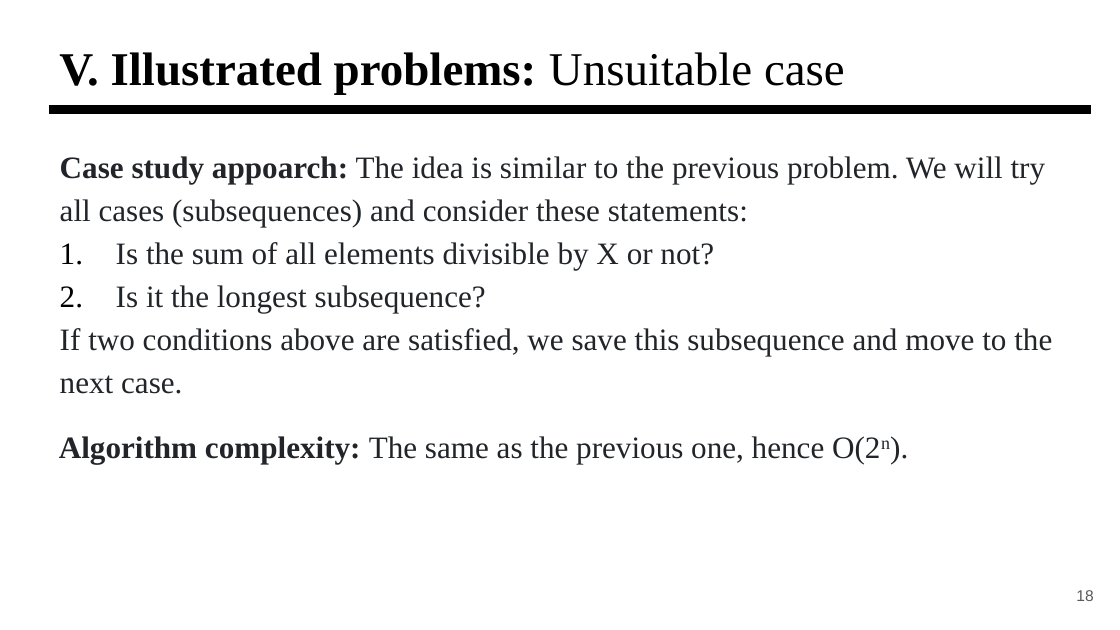
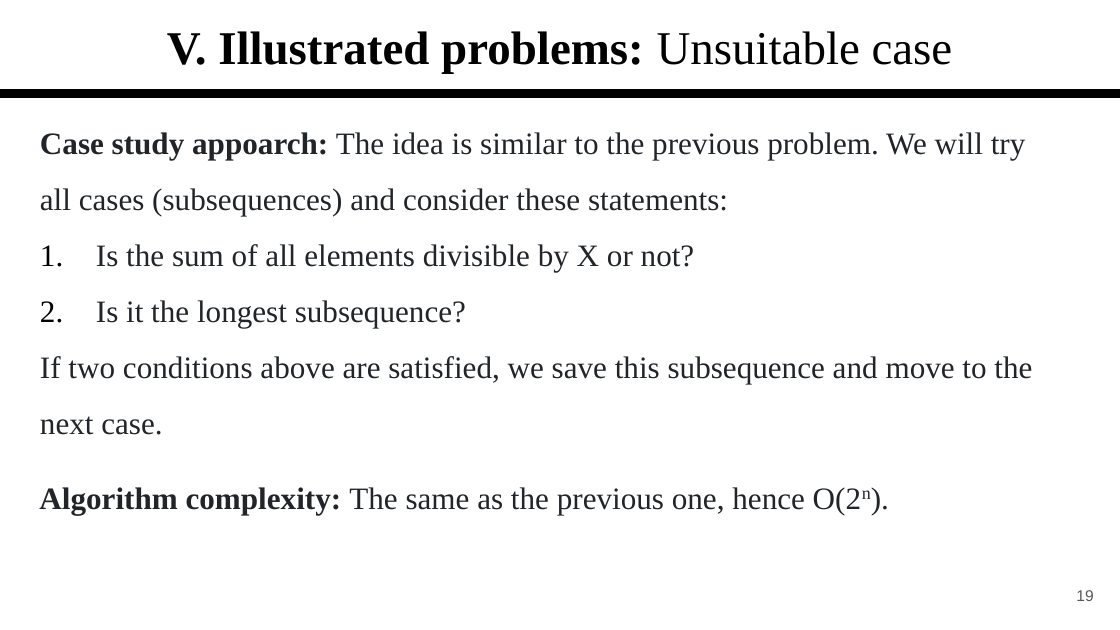
Before and after one commit to ThangDuong59/CS112.L23.KHCL, a slide deck: slide 19 of seminar/CS112-Brute-Force.pptx (slide 18 before the commit). Drawn at 1120x630 pixels with LibreOffice and Linux fonts; fonts in the diff are those of the drawing. Boxes give left, top, right and bottom in pixels: in the first picture for what was removed or moved away, otherwise in the second. Text is boxed around its words. In the diff, an @@ line names an element or a change of style, - is before the commit and + after.

```diff
--- a/seminar/CS112-Brute-Force.pptx
+++ b/seminar/CS112-Brute-Force.pptx
@@ title "V. Illustrated problems: Unsuitable case": place and size @@
-title "V. Illustrated problems: Unsuitable case" at (59,52,845,94)
+title "V. Illustrated problems: Unsuitable case" at (167,31,953,74)
@@ title "V. Illustrated problems: Unsuitable case" at (167,31,953,74): alignment left to centre @@
@@ line moved from (48, 110) - (1092, 110) to (0, 93) - (1120, 93) @@
@@ text "Case study appoarch: The idea ...": place and size @@
-text "Case study appoarch: The idea ..." at (60,156,1052,394)
+text "Case study appoarch: The idea ..." at (40,132,1032,435)
@@ text "Case study appoarch: The idea ..." at (40,132,1032,435): line spacing 1.15 to 1.5 @@
@@ text "Algorithm complexity: The same as ...": place and size @@
-text "Algorithm complexity: The same as ..." at (59,436,880,464)
+text "Algorithm complexity: The same as ..." at (39,487,861,515)
```
Also in this commit, not shown: 22 other slides changed, 1 slide added.
